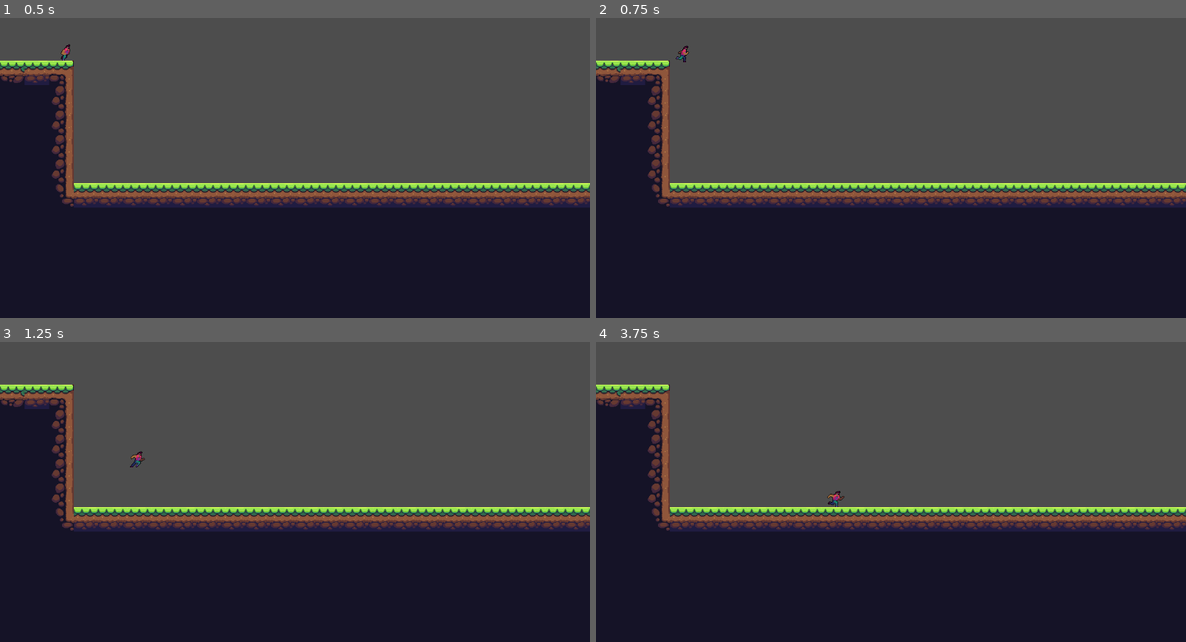
Above: before the commit, frames 1-4 (two rows, left to right).
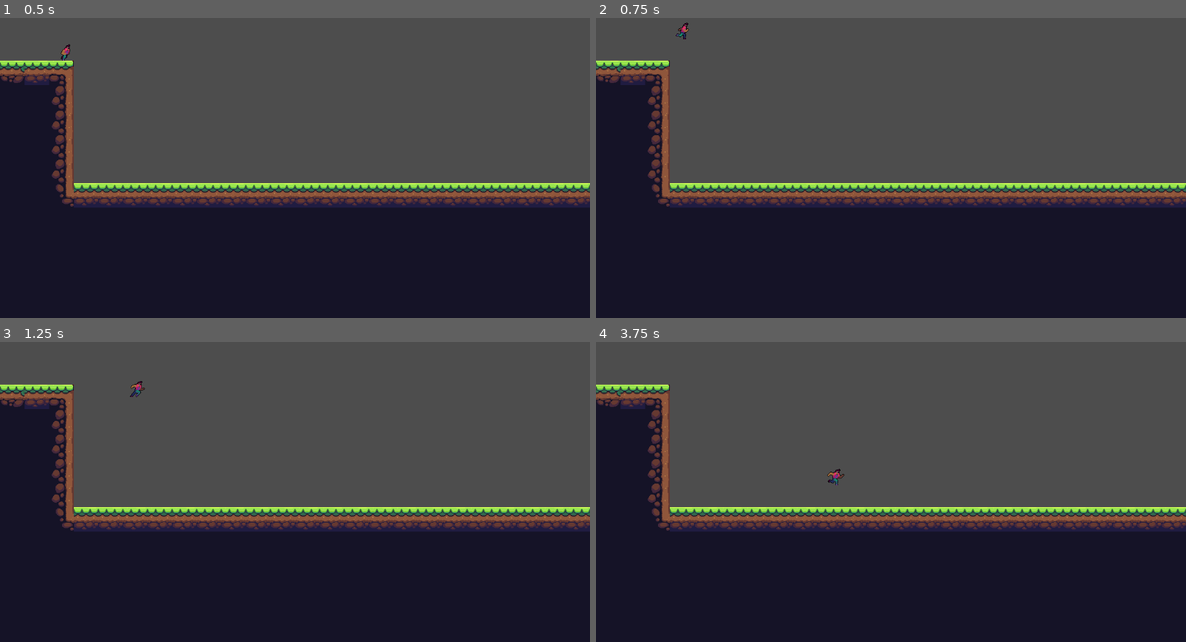
Above: after the commit, the same moments.

Repository: Arfitale/GameDevS01E01
Game: Godot game, scene res://scene/level/level_template.tscn
Same seed, same stepped clock (60 frames per second), same inputs: the game is played once before the commit and once after it.
Inputs:
- Up to frame 1 (0.5 s): no input
- Up to frame 2 (0.75 s): tap Enter at 0.5 s; hold Right (move_right) from 0.53 s (still down); hold Up (jump) from 0.53 s (still down)
- Up to frame 3 (1.25 s): keep holding Right (move_right); keep holding Up (jump)
- Up to frame 4 (3.75 s): release Up (jump) at 1.28 s; tap Up (jump) at 1.35, 1.52, 1.82, 2.85, 3.02, 3.32 s; release Right (move_right) at 2.03 s; hold Left (move_left) 2.03-2.78 s; hold Up (jump) 2.03-2.78 s; tap Space at 2.75 s; hold Right (move_right) from 2.78 s (still down); hold Up (jump) from 3.53 s (still down)

Frame 1 is identical in both runs. In frame 2, 0.1% of the frame differs, in the area x 13-16%, y 1-15%; in frame 3, 0.1%; in frame 4, 0.2%, in the area x 39-43%, y 42-56%.

Commit message:
add jump to player

Diff:
--- a/logic/character/player.gd
+++ b/logic/character/player.gd
@@ -3,7 +3,7 @@
 
 var gravity: float = 980.0
 var speed: float = 200.0
-var jump_impulse: float = 200.0
+var jump_impulse: float = -300.0
 
 @onready var animated_sprite: AnimatedSprite2D = $AnimatedSprite
 
@@ -26,7 +26,15 @@
 		animated_sprite.flip_h = !isFaceRight(direction.x)
 	else:
 		velocity.x = move_toward(velocity.x, 0, speed)
+
+	# handle jump
+	if is_on_floor() && Input.is_action_pressed("jump"):
+		jump(jump_impulse)
+
 	move_and_slide()
 
-func isFaceRight(horizon_direction: int) -> bool:
-	return true if horizon_direction > 0 else false
+func jump(_jump_impulse: float) -> void:
+	velocity.y += _jump_impulse
+
+func isFaceRight(_horizon_direction: int) -> bool:
+	return true if _horizon_direction > 0 else false
